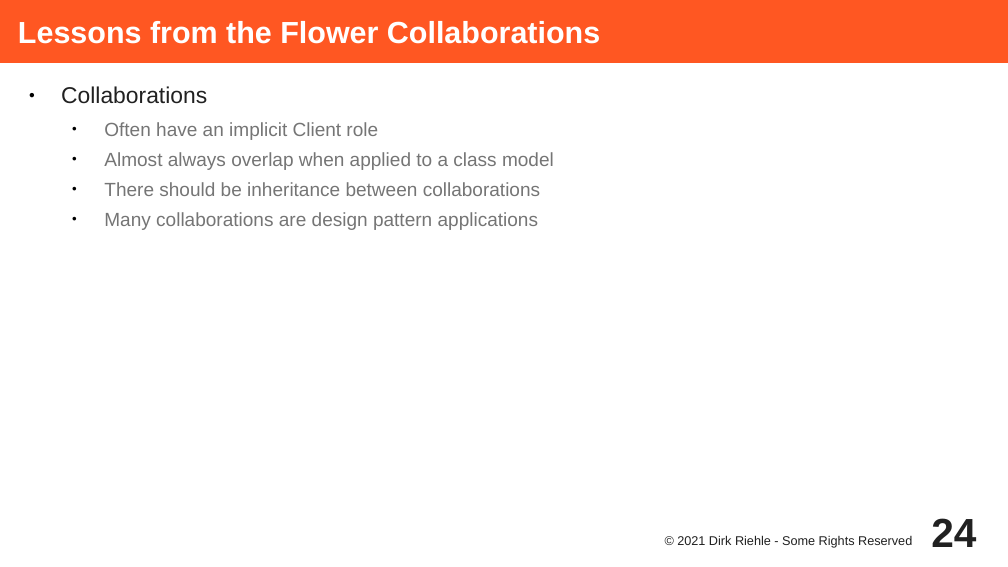
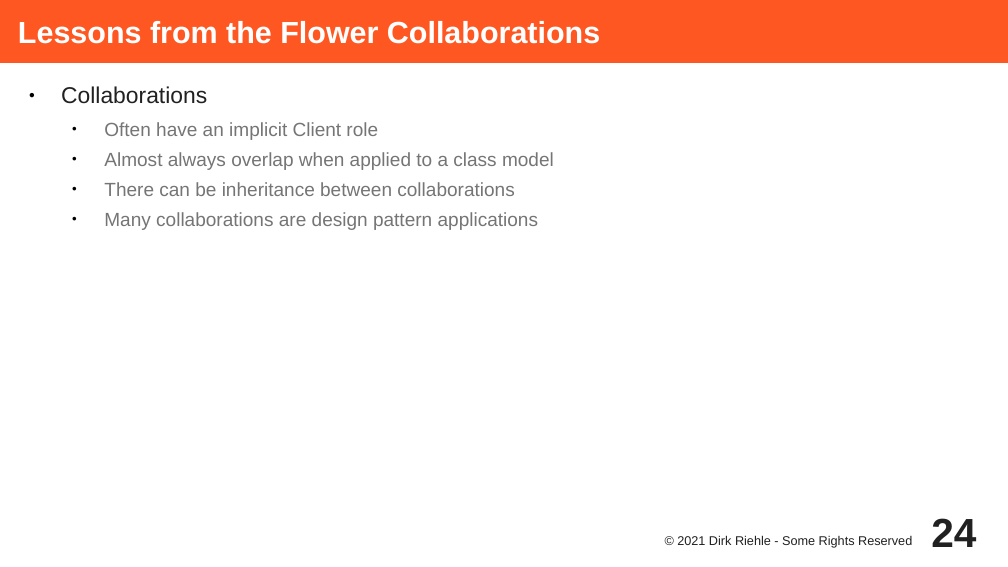
Before and after one commit to dirkriehle/adap-course, a slide deck: slide 24 of Lecture Slides/ADAP C10 - Collaboration-Based Design.odp. Drawn at 1008x567 pixels with LibreOffice and Linux fonts; fonts in the diff are those of the drawing. Boxes give left, top, right and bottom in pixels: in the first picture for what was removed or moved away, otherwise in the second. Text is boxed around its words. In the diff, an @@ line names an element or a change of style, - is before the commit and + after.

```diff
--- a/Lecture Slides/ADAP C10 - Collaboration-Based Design.odp
+++ b/Lecture Slides/ADAP C10 - Collaboration-Based Design.odp
@@ text at (104, 182, 514, 196): text changed @@
-  ● There should be inheritance between collaborations
+  ● There can be inheritance between collaborations
```
Also in this commit, not shown: 16 other slides changed, 21 other files.
